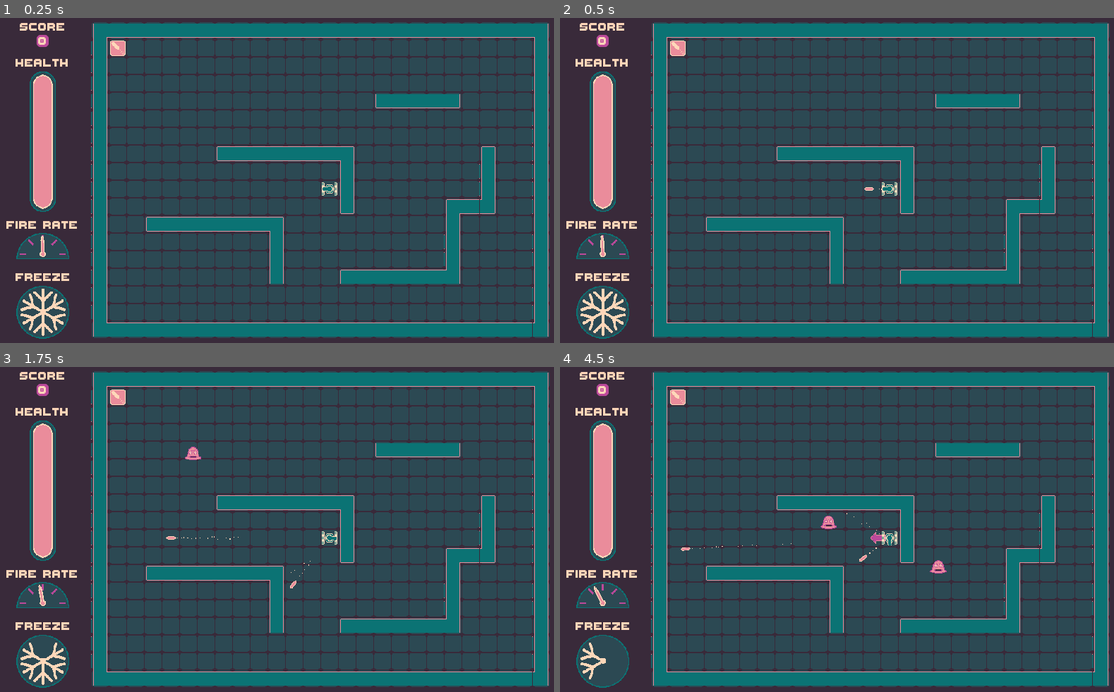
Above: before the commit, frames 1-4 (two rows, left to right).
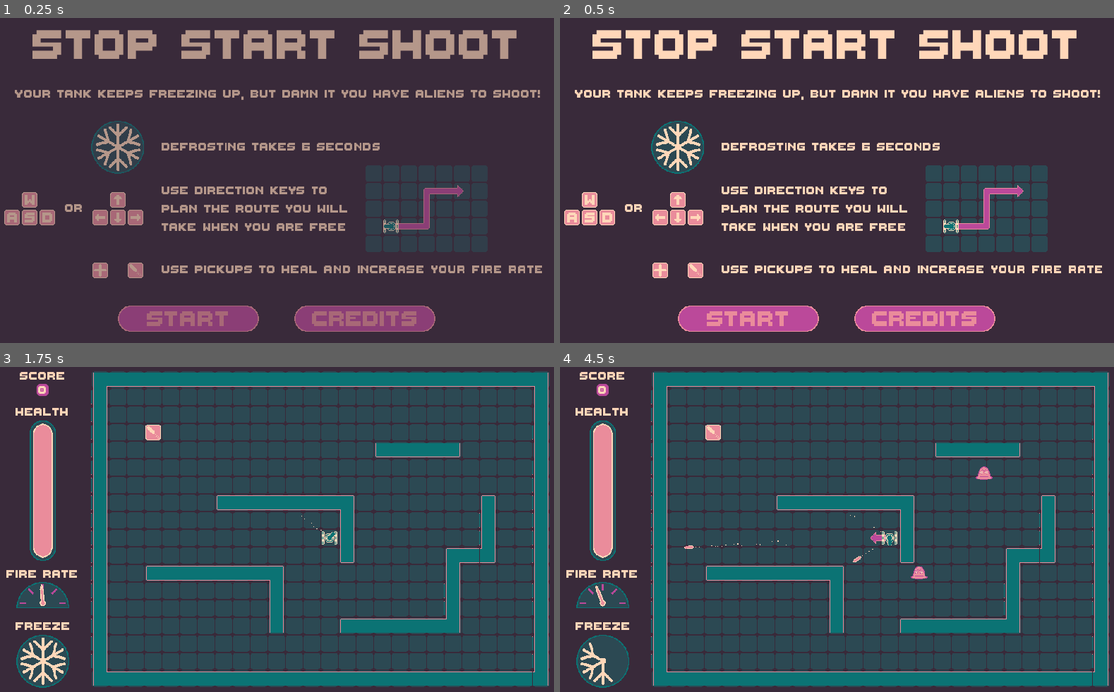
Above: after the commit, the same moments.

Repository: marc-jones/gdl-summer-jam-2021
Game: Godot game, scene res://nodes/SceneManager.tscn
Same seed, same stepped clock (60 frames per second), same inputs: the game is played once before the commit and once after it. Before the commit the project starts from res://nodes/PlayState.tscn.
Inputs (mouse positions are in pixels of both pictures, inside the frame that each line leads up to):
- Up to frame 1 (0.25 s): no input
- Up to frame 2 (0.5 s): no input
- Up to frame 3 (1.75 s): click (188, 669) at 0.52 s; move the mouse to (398, 513) at 1.27 s; hold Right (ui_right) from 1.28 s (still down)
- Up to frame 4 (4.5 s): move the mouse to (726, 545) at 2.02 s; release Right (ui_right) at 2.03 s; hold Down (ui_down) 2.03-2.78 s; move the mouse to (892, 458) at 2.77 s; hold Right (ui_right) 2.78-3.53 s; move the mouse to (809, 594) at 3.52 s; hold Up (ui_up) 3.53-4.28 s; move the mouse to (1008, 578) at 4.27 s; hold Left (ui_left) from 4.28 s (still down)

The runs differ from the first frame. In frame 1, 74% of the frame differs, in the area x 0-100%, y 1-99%; in frame 2, 75%; in frame 3, 0.5%; in frame 4, 0.8%.

Commit message:
Zhoozhed up the menu

Diff:
--- a/nodes/MenuState.tscn
+++ b/nodes/MenuState.tscn
@@ -8,10 +8,46 @@
 [ext_resource path="res://assets/sprites/menu_buttons/credits_normal.png" type="Texture" id=6]
 [ext_resource path="res://assets/sprites/menu_buttons/credits_pressed.png" type="Texture" id=7]
 [ext_resource path="res://scripts/MenuState.gd" type="Script" id=8]
+[ext_resource path="res://nodes/FreezeIndicator.tscn" type="PackedScene" id=9]
+[ext_resource path="res://assets/sprites/controls/s.png" type="Texture" id=10]
+[ext_resource path="res://assets/sprites/controls/a.png" type="Texture" id=11]
+[ext_resource path="res://assets/sprites/controls/up.png" type="Texture" id=12]
+[ext_resource path="res://assets/sprites/controls/d.png" type="Texture" id=13]
+[ext_resource path="res://assets/sprites/controls/w.png" type="Texture" id=14]
+[ext_resource path="res://nodes/Player.tscn" type="PackedScene" id=15]
+[ext_resource path="res://assets/sprites/indicator/horizontal.png" type="Texture" id=16]
+[ext_resource path="res://assets/sprites/indicator/arrow_w.png" type="Texture" id=17]
+[ext_resource path="res://assets/sprites/floor.png" type="Texture" id=18]
+[ext_resource path="res://assets/sprites/indicator/vertical.png" type="Texture" id=19]
+[ext_resource path="res://assets/sprites/indicator/corner_nw.png" type="Texture" id=20]
+[ext_resource path="res://assets/sprites/indicator/corner_se.png" type="Texture" id=21]
+[ext_resource path="res://assets/sprites/indicator/start_e.png" type="Texture" id=22]
+[ext_resource path="res://assets/sprites/pickup_crates/health.png" type="Texture" id=24]
+[ext_resource path="res://assets/sprites/pickup_crates/fire_rate.png" type="Texture" id=25]
 
 [sub_resource type="DynamicFont" id=1]
 size = 120
 font_data = ExtResource( 4 )
+
+[sub_resource type="DynamicFont" id=18]
+size = 32
+font_data = ExtResource( 4 )
+
+[sub_resource type="TileSet" id=19]
+0/name = "floor.png 0"
+0/texture = ExtResource( 18 )
+0/tex_offset = Vector2( 0, 0 )
+0/modulate = Color( 1, 1, 1, 1 )
+0/region = Rect2( 0, 0, 32, 32 )
+0/tile_mode = 0
+0/occluder_offset = Vector2( 0, 0 )
+0/navigation_offset = Vector2( 0, 0 )
+0/shape_offset = Vector2( 0, 0 )
+0/shape_transform = Transform2D( 1, 0, 0, 1, 0, 0 )
+0/shape_one_way = false
+0/shape_one_way_margin = 0.0
+0/shapes = [  ]
+0/z_index = 0
 
 [node name="MenuState" type="Node2D"]
 script = ExtResource( 8 )
@@ -29,7 +65,7 @@
 }
 
 [node name="Buttons" type="Node2D" parent="."]
-position = Vector2( 384, 448 )
+position = Vector2( 384, 464 )
 
 [node name="HBox" type="HBoxContainer" parent="Buttons"]
 margin_left = -160.0
@@ -58,3 +94,164 @@
 __meta__ = {
 "_edit_use_anchors_": false
 }
+
+[node name="FreezeTimer" type="Timer" parent="."]
+wait_time = 7.0
+autostart = true
+
+[node name="Controls" type="Node2D" parent="."]
+
+[node name="Buttons" type="Node2D" parent="Controls"]
+position = Vector2( -32, 144 )
+
+[node name="a" type="Sprite" parent="Controls/Buttons"]
+position = Vector2( 64, 224 )
+texture = ExtResource( 11 )
+
+[node name="d" type="Sprite" parent="Controls/Buttons"]
+position = Vector2( 128, 224 )
+texture = ExtResource( 13 )
+
+[node name="s" type="Sprite" parent="Controls/Buttons"]
+position = Vector2( 96, 224 )
+texture = ExtResource( 10 )
+
+[node name="w" type="Sprite" parent="Controls/Buttons"]
+position = Vector2( 96, 192 )
+texture = ExtResource( 14 )
+
+[node name="or" type="Label" parent="Controls/Buttons"]
+margin_left = 160.0
+margin_top = 192.0
+margin_right = 192.0
+margin_bottom = 222.0
+custom_fonts/font = SubResource( 18 )
+custom_colors/font_color = Color( 1, 0.847059, 0.729412, 1 )
+text = "OR"
+align = 1
+__meta__ = {
+"_edit_use_anchors_": false
+}
+
+[node name="up" type="Sprite" parent="Controls/Buttons"]
+position = Vector2( 256, 192 )
+texture = ExtResource( 12 )
+
+[node name="left" type="Sprite" parent="Controls/Buttons"]
+position = Vector2( 224, 224 )
+rotation = -1.5708
+texture = ExtResource( 12 )
+
+[node name="down" type="Sprite" parent="Controls/Buttons"]
+position = Vector2( 256, 224 )
+rotation = -3.14159
+texture = ExtResource( 12 )
+
+[node name="right" type="Sprite" parent="Controls/Buttons"]
+position = Vector2( 288, 224 )
+rotation = 1.5708
+texture = ExtResource( 12 )
+
+[node name="FreezeIndicator" parent="Controls" instance=ExtResource( 9 )]
+position = Vector2( 224, 240 )
+
+[node name="TileMap" type="TileMap" parent="Controls"]
+position = Vector2( 704, 336 )
+tile_set = SubResource( 19 )
+cell_size = Vector2( 32, 32 )
+format = 1
+tile_data = PoolIntArray( -65537, 0, 0, -131072, 0, 0, -131071, 0, 0, -131070, 0, 0, -131069, 0, 0, -131068, 0, 0, -131067, 0, 0, -1, 0, 0, -65536, 0, 0, -65535, 0, 0, -65534, 0, 0, -65533, 0, 0, -65532, 0, 0, -65531, 0, 0, 65535, 0, 0, 0, 0, 0, 1, 0, 0, 2, 0, 0, 3, 0, 0, 4, 0, 0, 5, 0, 0, 131071, 0, 0, 65536, 0, 0, 65537, 0, 0, 65538, 0, 0, 65539, 0, 0, 65540, 0, 0, 65541, 0, 0, 196607, 0, 0, 131072, 0, 0, 131073, 0, 0, 131074, 0, 0, 131075, 0, 0, 131076, 0, 0, 131077, 0, 0 )
+
+[node name="Indicator" type="Node2D" parent="Controls/TileMap"]
+position = Vector2( -480, -192 )
+
+[node name="corner_se" type="Sprite" parent="Controls/TileMap/Indicator"]
+position = Vector2( 560, 176 )
+texture = ExtResource( 21 )
+
+[node name="horizontal2" type="Sprite" parent="Controls/TileMap/Indicator"]
+position = Vector2( 592, 176 )
+texture = ExtResource( 16 )
+
+[node name="arrow_w" type="Sprite" parent="Controls/TileMap/Indicator"]
+position = Vector2( 624, 176 )
+texture = ExtResource( 17 )
+
+[node name="horizontal" type="Sprite" parent="Controls/TileMap/Indicator"]
+position = Vector2( 528, 240 )
+texture = ExtResource( 16 )
+
+[node name="corner_nw" type="Sprite" parent="Controls/TileMap/Indicator"]
+position = Vector2( 560, 240 )
+texture = ExtResource( 20 )
+
+[node name="start_e" type="Sprite" parent="Controls/TileMap/Indicator"]
+position = Vector2( 496, 240 )
+texture = ExtResource( 22 )
+
+[node name="vertical" type="Sprite" parent="Controls/TileMap/Indicator"]
+position = Vector2( 560, 208 )
+texture = ExtResource( 19 )
+
+[node name="Player" parent="Controls/TileMap" instance=ExtResource( 15 )]
+position = Vector2( 16, 48 )
+
+[node name="Label" type="Label" parent="Controls"]
+margin_top = 128.0
+margin_right = 1024.0
+margin_bottom = 192.0
+custom_fonts/font = SubResource( 18 )
+custom_colors/font_color = Color( 1, 0.847059, 0.729412, 1 )
+text = "Your tank keeps freezing up, but damn it you have aliens to shoot!"
+align = 1
+__meta__ = {
+"_edit_use_anchors_": false
+}
+
+[node name="Pickups" type="Node2D" parent="Controls"]
+position = Vector2( -640, 192 )
+
+[node name="fire_rate" type="Sprite" parent="Controls/Pickups"]
+position = Vector2( 896, 272 )
+texture = ExtResource( 25 )
+
+[node name="health" type="Sprite" parent="Controls/Pickups"]
+position = Vector2( 832, 272 )
+texture = ExtResource( 24 )
+
+[node name="Label2" type="Label" parent="Controls"]
+margin_left = 304.0
+margin_top = 224.0
+margin_right = 1008.0
+margin_bottom = 272.0
+custom_fonts/font = SubResource( 18 )
+custom_colors/font_color = Color( 1, 0.847059, 0.729412, 1 )
+text = "Defrosting takes 6 seconds"
+__meta__ = {
+"_edit_use_anchors_": false
+}
+
+[node name="Label3" type="Label" parent="Controls"]
+margin_left = 304.0
+margin_top = 304.0
+margin_right = 656.0
+margin_bottom = 433.0
+custom_fonts/font = SubResource( 18 )
+custom_colors/font_color = Color( 1, 0.847059, 0.729412, 1 )
+text = "Use direction keys to plan the route you will take when you are free"
+autowrap = true
+__meta__ = {
+"_edit_use_anchors_": false
+}
+
+[node name="Label4" type="Label" parent="Controls"]
+margin_left = 304.0
+margin_top = 448.0
+margin_right = 1008.0
+margin_bottom = 496.0
+custom_fonts/font = SubResource( 18 )
+custom_colors/font_color = Color( 1, 0.847059, 0.729412, 1 )
+text = "Use pickups to heal and increase your fire rate"
+__meta__ = {
+"_edit_use_anchors_": false
+}
--- a/project.godot
+++ b/project.godot
@@ -11,7 +11,7 @@
 [application]
 
 config/name="grid-tank"
-run/main_scene="res://nodes/PlayState.tscn"
+run/main_scene="res://nodes/SceneManager.tscn"
 config/icon="res://icon.png"
 
 [display]
--- a/scripts/MenuState.gd
+++ b/scripts/MenuState.gd
@@ -5,3 +5,8 @@
 func _ready():
 	$Buttons/HBox/Start.connect(
 		"button_up", self, "emit_signal", ["start_game"])
+
+func _process(_delta):
+	$Controls/FreezeIndicator.update_sprites(
+		clamp($FreezeTimer.get_time_left()-1.0, 0.0, 6.0)
+	)
Binary file added: assets/sprites/controls/a.png
Not shown, added: assets/sprites/controls/a.png.import
Binary file added: assets/sprites/controls/d.png
Not shown, added: assets/sprites/controls/d.png.import
Binary file added: assets/sprites/controls/s.png
Not shown, added: assets/sprites/controls/s.png.import
Binary file added: assets/sprites/controls/up.png
Not shown, added: assets/sprites/controls/up.png.import
Binary file added: assets/sprites/controls/w.png
Not shown, added: assets/sprites/controls/w.png.import
Not shown: 1 places in nodes/MenuState.tscn that only renumber resources
